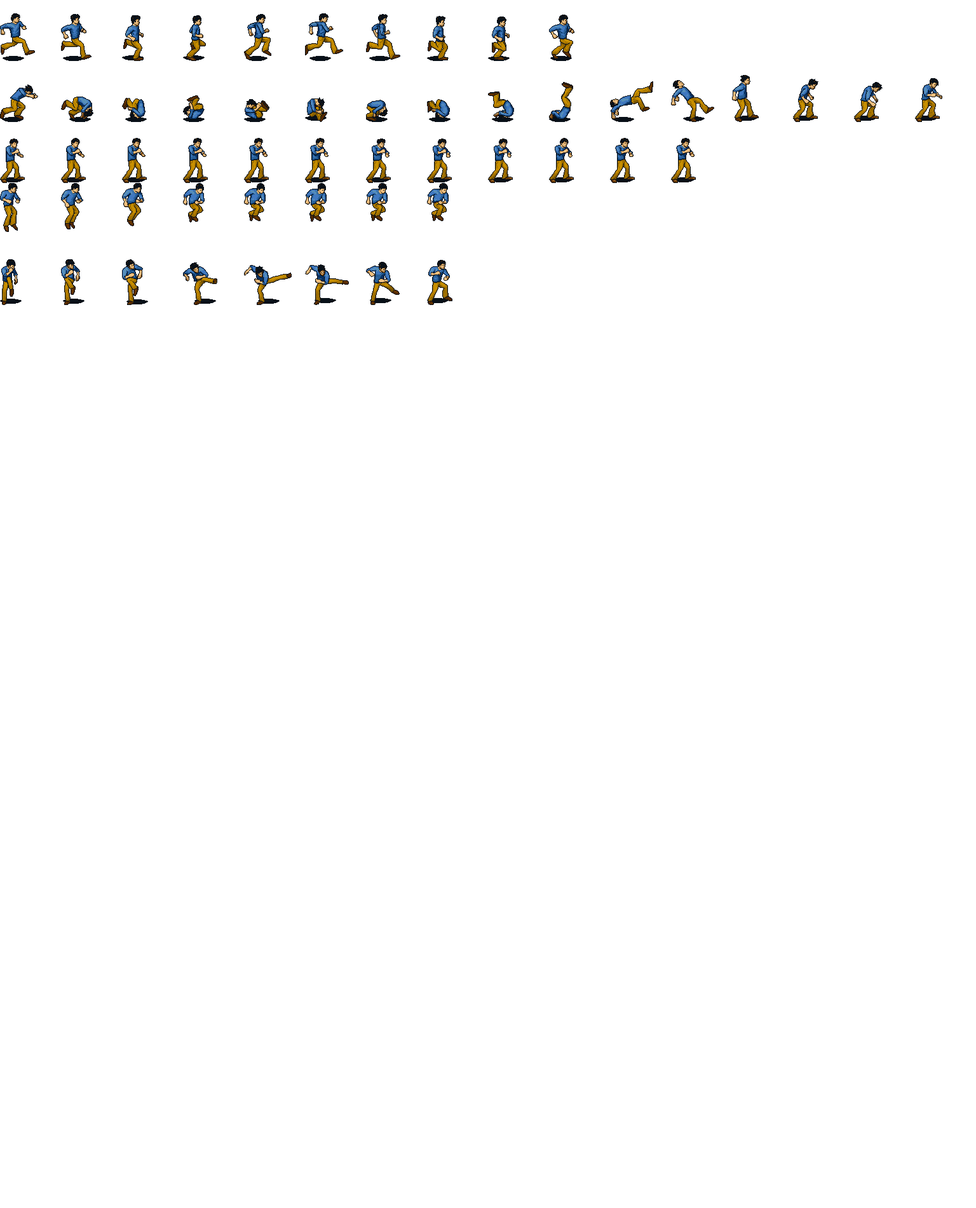
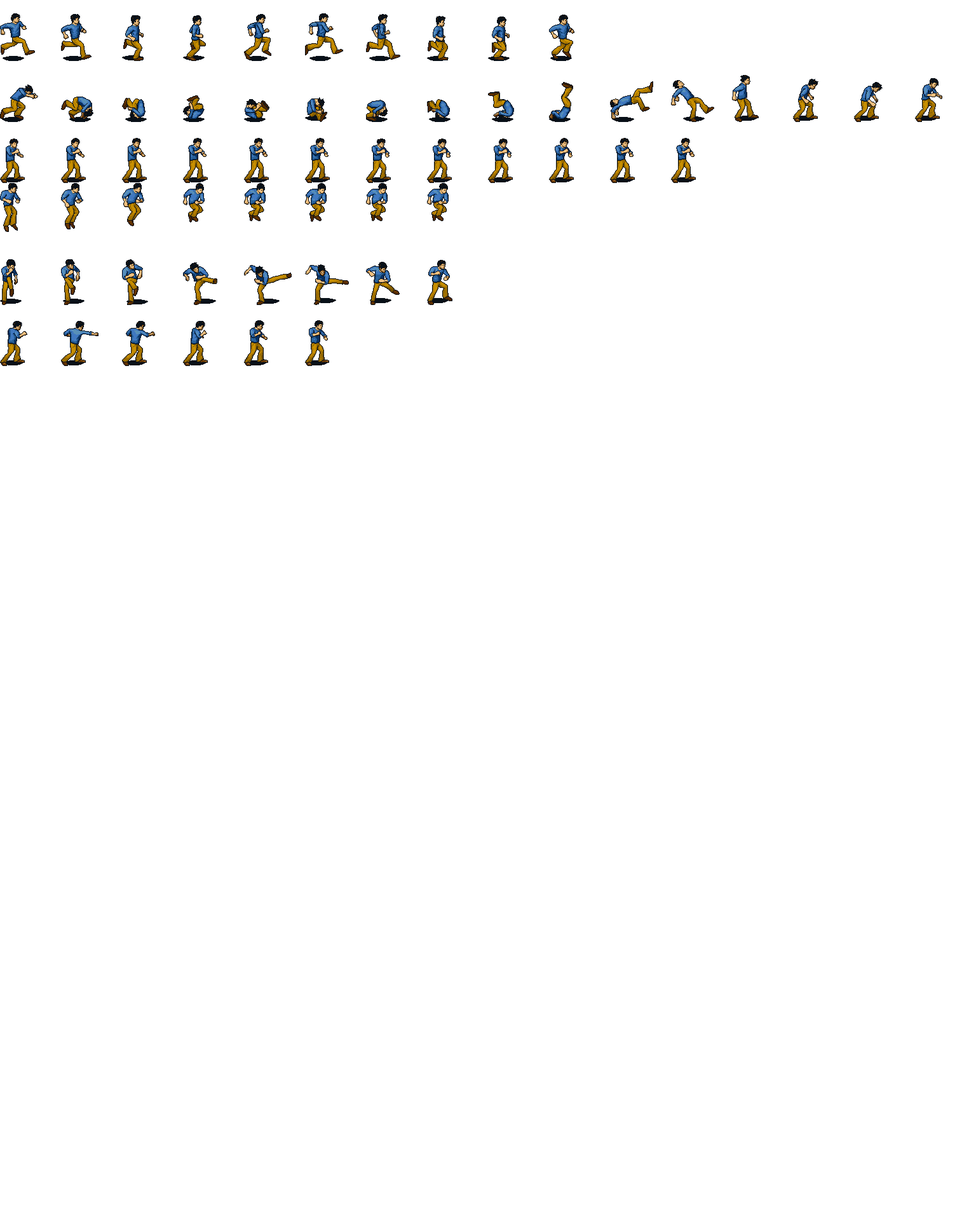
Layered file, before and after one edit (976x1208). Changes by layer:
painted on "jackie.png" over [0, 320, 330, 367]
